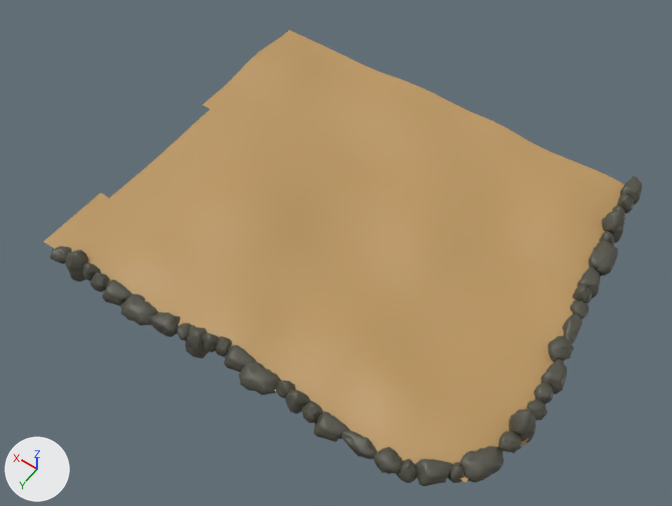
Before and after pictures for a commit that changed the FBX model Orisha-Unity/Assets/Graph/Environment/Islands/big_island/big_ground_02.fbx.
One viewpoint serves both versions: a 50 mm lens placed at (-311.0, 408.0, 387.0), pointed at (-130.0, 154.0, -11.0). The axes (+X, +Y, +Z) are drawn at lower left. The lights are the same throughout. Where no turn or scale is listed for an object, it has been applied to the vertices. Vertices at the same position are counted once.

Objects in the first picture: 'polySurface_big_ground_02'.
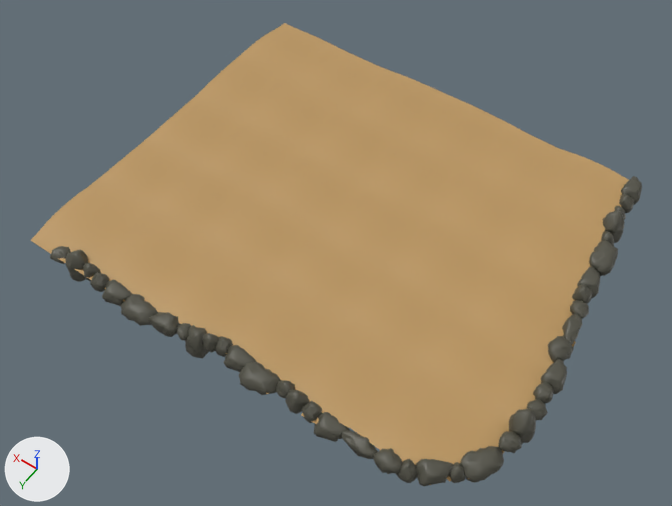
Changed parts and their boxes [x1, y1, x2, y2] in the pictures (672 x 506 px):
```json
{"object": "polySurface_big_ground_02", "change": "reshaped", "before": [43, 30, 642, 486], "after": [31, 23, 642, 486]}
{"part": 1, "of": "me_mesh", "change": "added", "after": [31, 23, 629, 485]}
{"part": 2, "of": "me_mesh", "change": "cut back", "before": [43, 30, 625, 483]}
```

Edits to the scene script, one JSON object a line:
```json
{"block": "me_mesh", "where": "# used by ob_polysurface_big_ground_02; location = (0.0, 0.0, 0.0)"}
{"op": "remove", "block": "me_mesh", "code": "me_mesh.from_pydata(...)  # 6729 vertices, 11595 faces; spans x -269.0..-3.0, y 21.0..254.0, z -17.0..13.0"}
{"op": "add", "block": "me_mesh", "code": "me_mesh.from_pydata(...)  # 6743 vertices, 11674 faces; spans x -269.0..3.0, y 21.0..254.0, z -17.0..13.0"}
{"block": "me_mesh", "change": "me_mesh part 1: a new loose piece of 1570 vertices spanning x -262.0..3.0, y 26.0..249.0, z -1.0..8.0, in mat_mat_sand (orange #bc9761)"}
{"block": "me_mesh", "change": "me_mesh part 2: 2 vertices moved within x -139.0, y 245.0, z -1.0; 1556 vertices removed from x -268.0..-3.0, y 29.0..245.0, z -4.0..5.0"}
```
